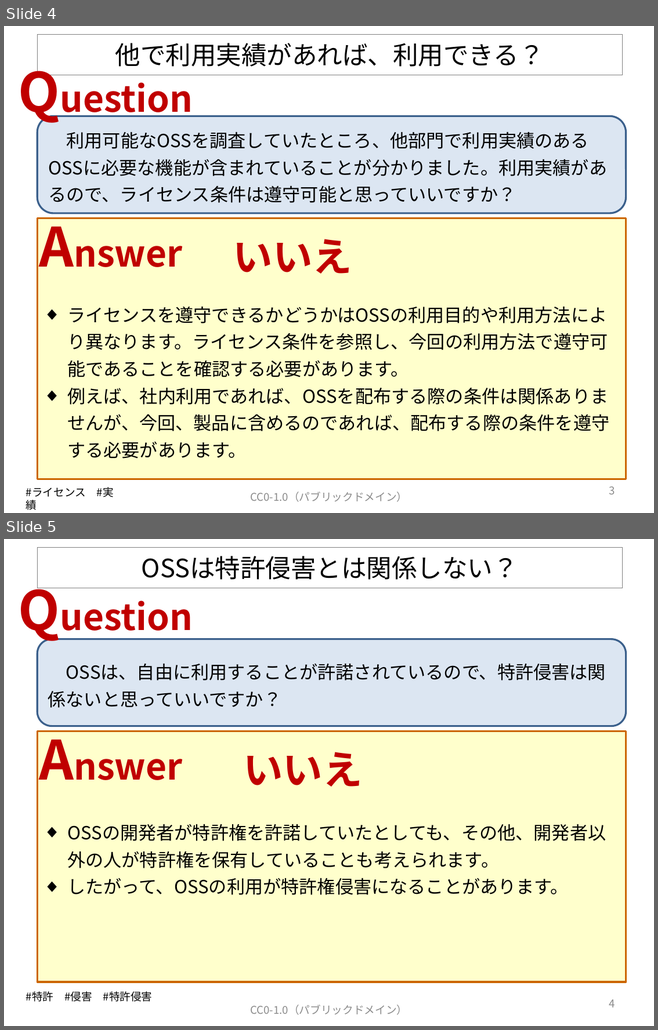
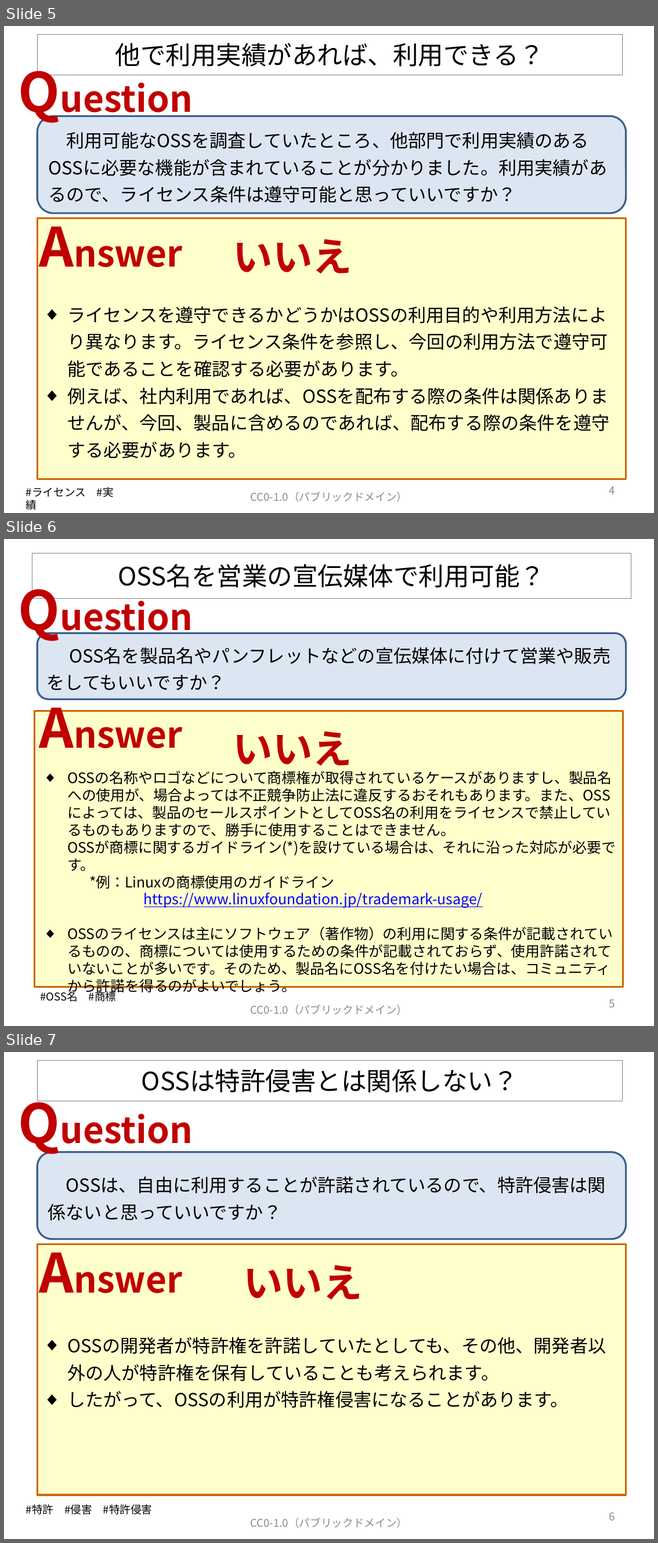
Before and after one commit to OpenChain-Project/OpenChain-JWG, a slide deck: Education_Material/FAQ/OSSライセンス関連でよくある誤解_CC0.pptx. Shown one above the other, each under a label of ours: slides 4 and 5 before the commit, slides 5, 6 and 7 after it. The pictures are 658x1030 and 658x1543 pixels, drawn with LibreOffice and Linux fonts; fonts in the diff are those of the drawing. Boxes give left, top, right and bottom in pixels: in the first picture for what was removed or moved away, otherwise in the second. Text is boxed around its words. In the diff, an @@ line names an element or a change of style, - is before the commit and + after.

Commit message:
V6を公開します。

```diff
--- a/Education_Material/FAQ/OSSライセンス関連でよくある誤解_CC0.pptx
+++ b/Education_Material/FAQ/OSSライセンス関連でよくある誤解_CC0.pptx
@@ slide 6 added at (4,539,654,1026), background #FFFFFF @@
@@ title added at (32,553,630,599), outline #808080 0.75 pt, 28 pt, text #000000 @@
+OSS名を営業の宣伝媒体で利用可能？
@@ text added at (12,573,211,645), 40 pt, text #C00000, bold @@
+Question
@@ rounded rectangle added at (37,633,626,700), fill #DCE6F2, outline #3A5F8C 2 pt, 20 pt, text #000000 @@
+OSS名を製品名やパンフレットなどの宣伝媒体に付けて営業や販売をしてもいいですか？
@@ text added at (32,690,204,762), 40 pt, text #C00000, bold @@
+Answer
@@ rectangle added at (34,711,622,987), fill #FFFFCC, outline #CC6600 2 pt @@
@@ text added at (233,731,352,773), 44 pt, text #C00000, bold @@
+いいえ
@@ text added at (67,771,615,995), 16 pt, text #000000 @@
+◆ OSSの名称やロゴなどについて商標権が取得されているケースがありますし、製品名への使用が、場合よっては不正競争防止法に違反するおそれもあります。また、OSSによっては、製品のセールスポイントとしてOSS名の利用をライセンスで禁止しているものもありますので、勝手に使用することはできません。
+  OSSが商標に関するガイドライン(*)を設けている場合は、それに沿った対応が必要です。
+*例：Linuxの商標使用のガイドライン
+https://www.linuxfoundation.jp/trademark-usage/
+◆ OSSのライセンスは主にソフトウェア（著作物）の利用に関する条件が記載されているものの、商標については使用するための条件が記載されておらず、使用許諾されていないことが多いです。そのため、製品名にOSS名を付けたい場合は、コミュニティから許諾を得るのがよいでしょう。
@@ text added at (40,990,117,1002), 12 pt, text #000000 @@
+#OSS名 #商標
@@ text added at (250,1005,407,1015), 12 pt, text #8C8C8C @@
+CC0-1.0（パブリックドメイン）
@@ page number added at (608,1000,614,1008), 12 pt, text #8C8C8C @@
+5
@@ what was slide 4 is now slide 5 @@
@@ page number at (608,487,614,495): text changed @@
-3
+4
@@ what was slide 5 is now slide 7 @@
@@ page number at (608,1513,614,1521): text changed @@
-4
+6
```
Also in this commit, not shown: 5 slides changed, 10 other slides added.
